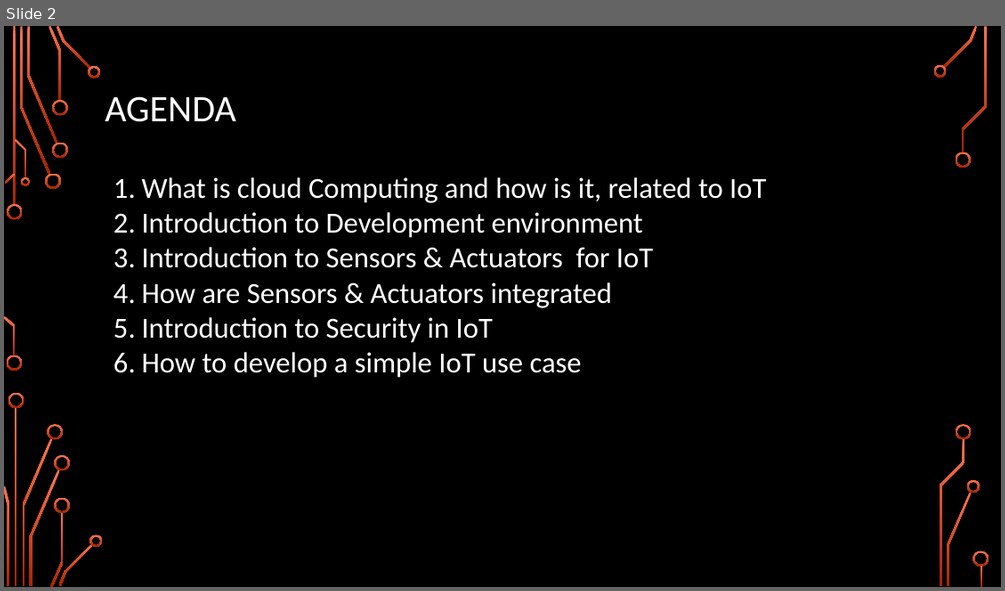
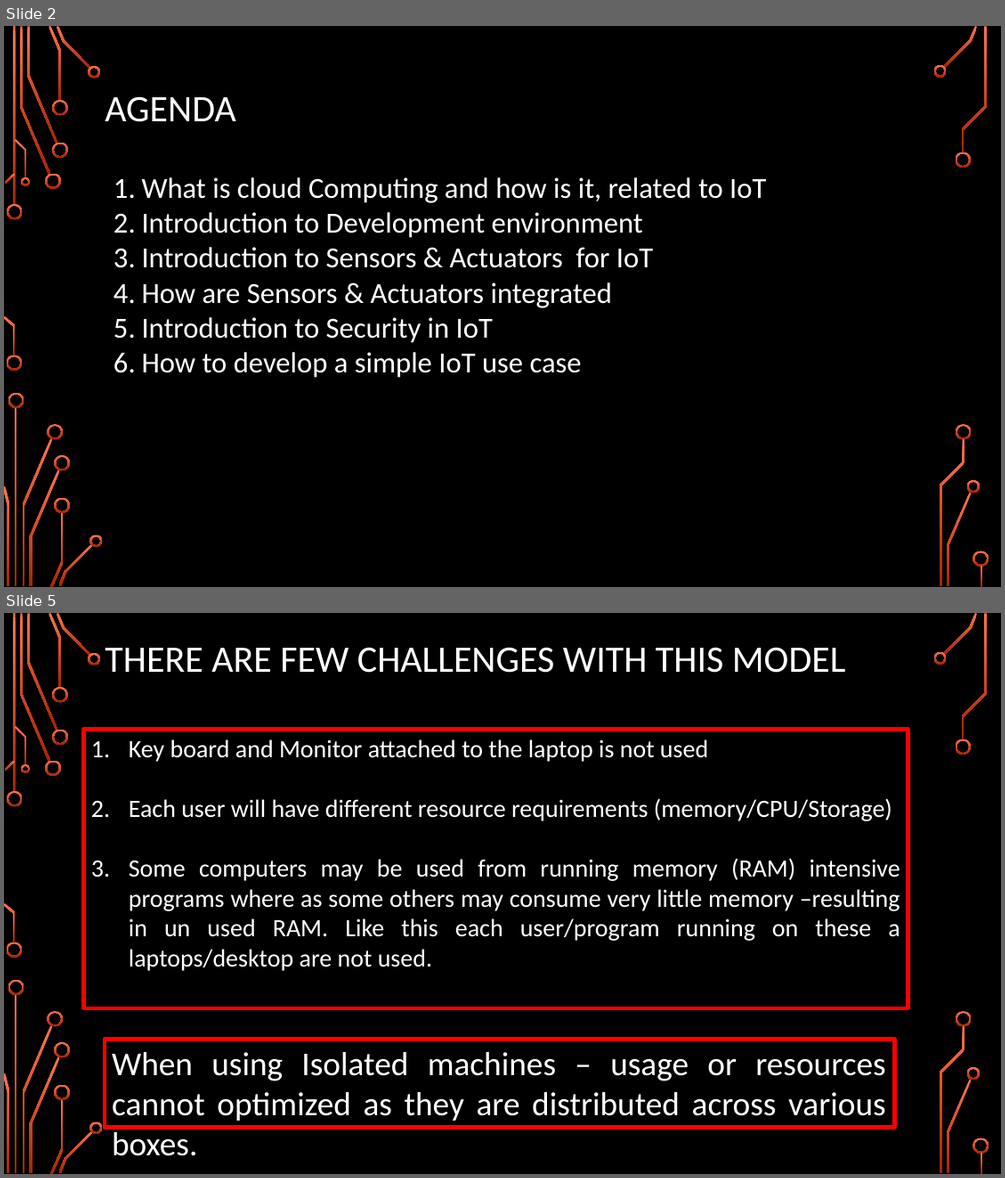
Before and after one commit to girishsukukumar/IoTWorkshop, a slide deck: Module-2.pptx. Shown one above the other, each under a label of ours: slide 2 before the commit, slides 2 and 5 after it; the slides between them are not shown. The pictures are 1005x591 and 1005x1178 pixels, drawn with LibreOffice and Linux fonts; fonts in the diff are those of the drawing; background and template pictures are left out. Boxes give left, top, right and bottom in pixels: in the first picture for what was removed or moved away, otherwise in the second. Text is boxed around its words. In the diff, an @@ line names an element or a change of style, - is before the commit and + after.

```diff
--- a/Module-2.pptx
+++ b/Module-2.pptx
@@ slide 5 added at [4, 613, 1001, 1174], background picture (left out); not listed: 36 template elements that a slide beside it also shows @@
@@ title added at [105, 647, 846, 673], 36 pt, text #FFFFFF @@
+THERE ARE FEW CHALLENGES WITH THIS MODEL
@@ rectangle added at [84, 729, 908, 1008], outline #FF0000 4 pt, 24 pt, text #FFFFFF @@
+1. Key board and Monitor attached to the laptop is not used
+2. Each user will have different resource requirements (memory/CPU/Storage)
+3. Some computers may be used from running memory (RAM) intensive programs where as some others may consume very little memory –resulting in un used RAM. Like this each user/program running on these a laptops/desktop are not used.
@@ rectangle added at [105, 1039, 895, 1127], outline #FF0000 3.75 pt, 32 pt, text #FFFFFF @@
+When using Isolated machines – usage or resources cannot optimized as they are distributed across various boxes.
```
Also in this commit, not shown: 3 slides changed, 9 other slides added, 27 slides removed.
